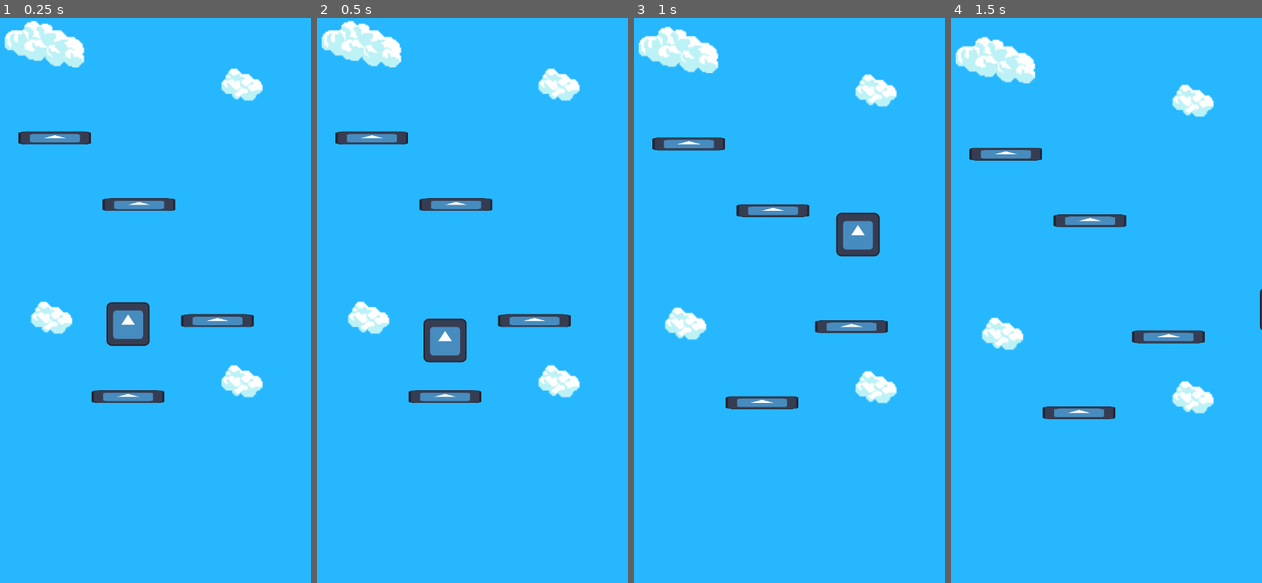
Above: before the commit, frames 1-4 (left to right).
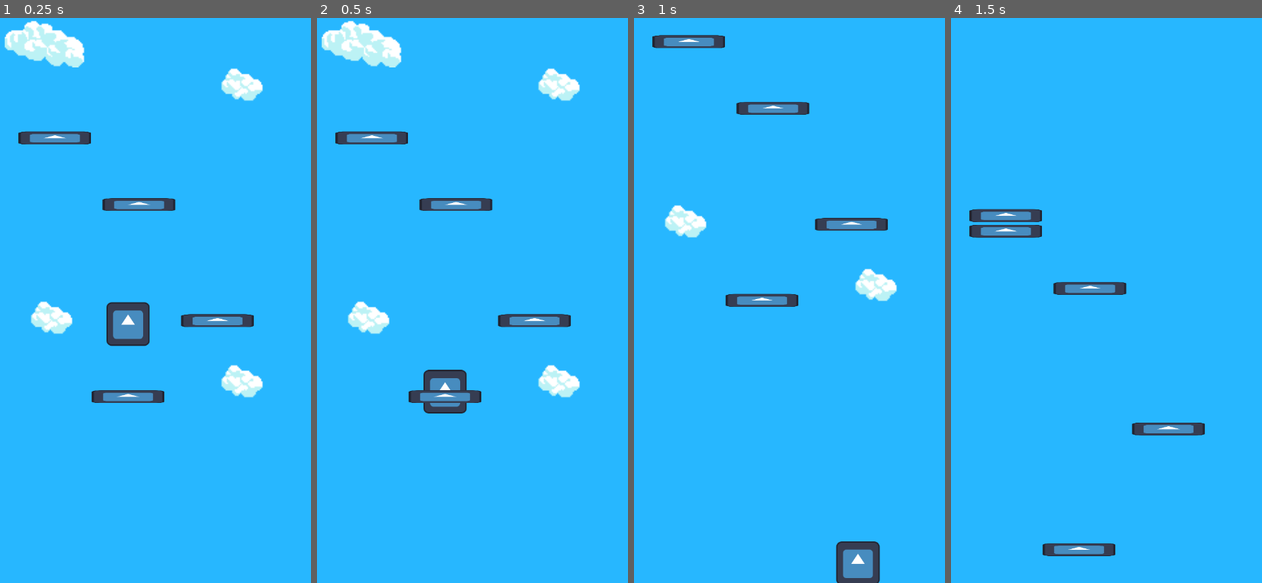
Above: after the commit, the same moments.

Repository: Kaporos/DreamWorld
Game: Godot game, scene res://main.tscn
Two runs of this game, one before a commit and one after it. Both use one fixed random seed, a clock stepped at 60 frames per second and the inputs below. The engine's default icon, where the game draws it, is replaced by a stand-in: a white triangle on a blue panel in a dark square.
Inputs:
- Up to frame 1 (0.25 s): no input
- Up to frame 2 (0.5 s): no input
- Up to frame 3 (1 s): hold Right (ui_right) from 0.53 s (still down)
- Up to frame 4 (1.5 s): keep holding Right (ui_right)

Frame 1 is identical in both runs. In frame 2, 1.8% of the frame differs, in the area x 34-49%, y 53-70%; in frame 3, 9.6%, in the area x 1-85%, y 1-100%; in frame 4, 7.8%.

Commit message:
fixing player

Diff:
--- a/Player.tscn
+++ b/Player.tscn
@@ -6,9 +6,13 @@
 [sub_resource type="RectangleShape2D" id="RectangleShape2D_6oe7f"]
 size = Vector2(124, 126)
 
+[sub_resource type="RectangleShape2D" id="RectangleShape2D_kqbr0"]
+size = Vector2(123.377, 127.273)
+
 [node name="Player" type="CharacterBody2D" groups=["player"]]
 position = Vector2(305, 996)
 scale = Vector2(0.77, 0.77)
+collision_mask = 2
 script = ExtResource("1_k5vtq")
 
 [node name="Sprite2D" type="Sprite2D" parent="."]
@@ -24,3 +28,15 @@
 position_smoothing_enabled = true
 drag_vertical_enabled = true
 drag_bottom_margin = 0.6
+
+[node name="Area2D" type="Area2D" parent="."]
+collision_layer = 0
+collision_mask = 2
+
+[node name="CollisionShape2D" type="CollisionShape2D" parent="Area2D"]
+position = Vector2(-0.649353, 2.59741)
+scale = Vector2(1, 1)
+shape = SubResource("RectangleShape2D_kqbr0")
+
+[connection signal="body_entered" from="Area2D" to="." method="_on_area_2d_body_entered"]
+[connection signal="body_exited" from="Area2D" to="." method="_on_area_2d_body_exited"]
Not shown: 1 places in Player.tscn that only renumber resources
